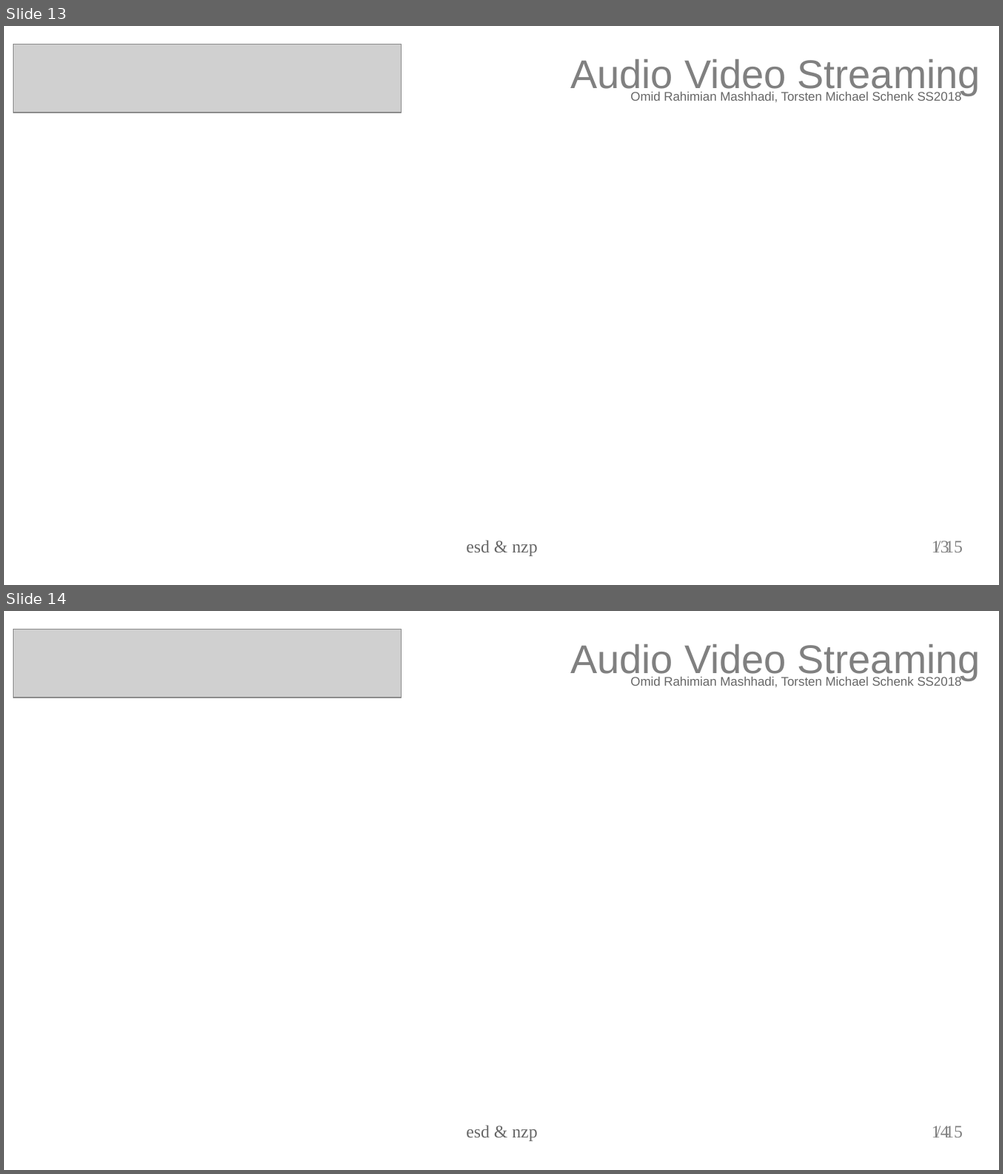
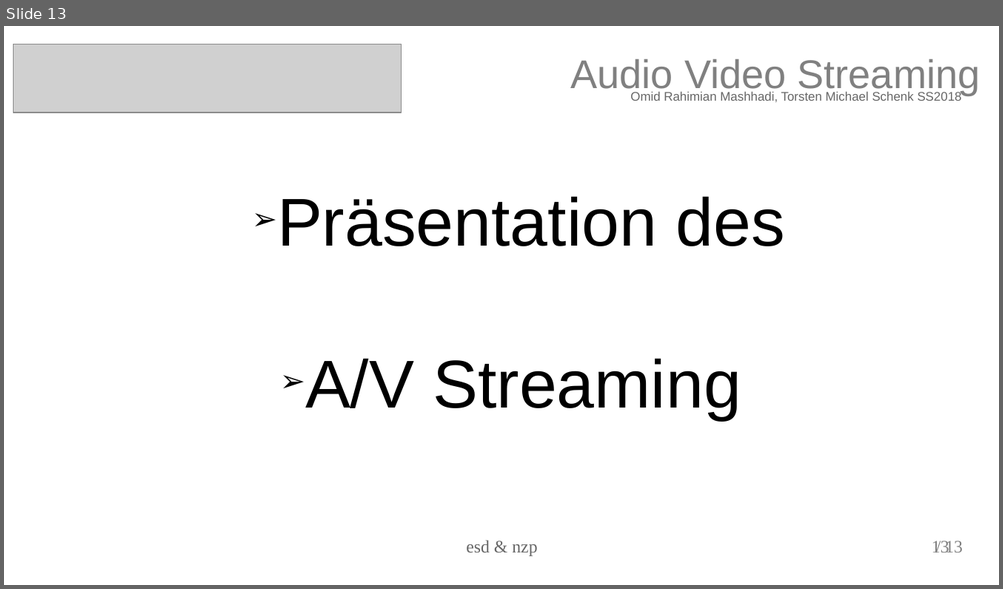
Before and after one commit to torstenschenk/beuth-avatar-ss2018, a slide deck: Presentation/Projekt/AVstreaming-Gruppe-15.odp. Shown one above the other, each under a label of ours: slides 13 and 14 before the commit, slide 13 after it. The pictures are 1003x1174 and 1003x589 pixels, drawn with LibreOffice and Linux fonts; fonts in the diff are those of the drawing; grey boxes stand for pictures. Boxes give left, top, right and bottom in pixels: in the first picture for what was removed or moved away, otherwise in the second. Text is boxed around its words. In the diff, an @@ line names an element or a change of style, - is before the commit and + after.

```diff
--- a/Presentation/Projekt/AVstreaming-Gruppe-15.odp
+++ b/Presentation/Projekt/AVstreaming-Gruppe-15.odp
@@ slide 14 removed at <box>4,611,999,1170</box>, background #FFFFFF @@
@@ picture removed at <box>13,629,401,698</box> @@
@@ text removed at <box>570,644,980,680</box> @@
-Audio Video Streaming
@@ text removed at <box>630,676,962,687</box> @@
-Omid Rahimian Mashhadi, Torsten Michael Schenk SS2018
@@ text removed at <box>466,1125,537,1142</box> @@
-esd & nzp
@@ page number removed at <box>931,1126,949,1138</box> @@
-14
@@ text removed at <box>945,1126,962,1138</box> @@
-/ 15
@@ slide 13 changed as well @@
@@ text added at <box>277,196,784,420</box>, 54 pt, text #000000 @@
+➢ Präsentation des
+➢ A/V Streaming
@@ text at <box>931,541,949,553</box>: text changed @@
-/ 15
+/ 13
```
Also in this commit, not shown: 11 other slides changed, 1 other slide removed.
